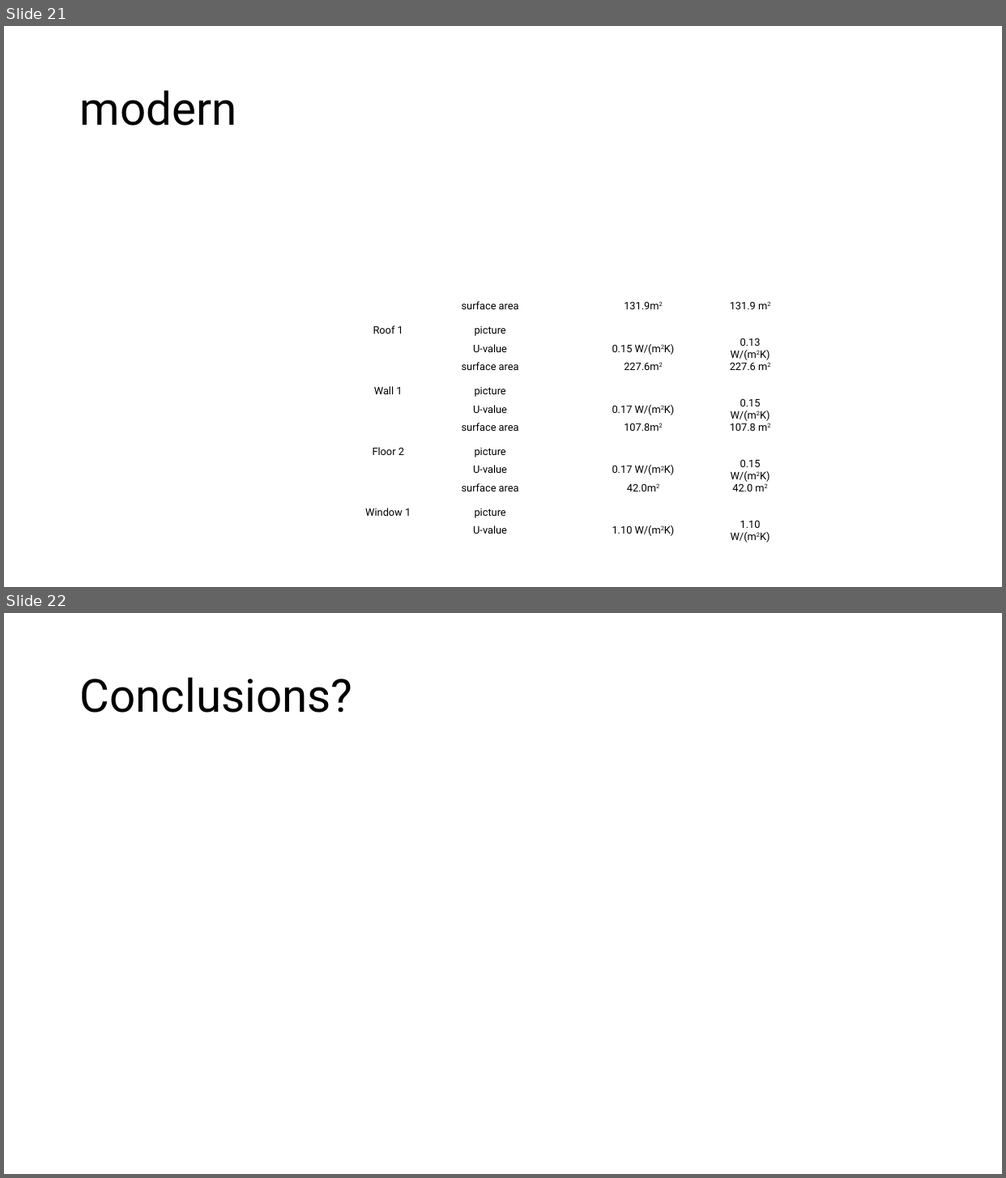
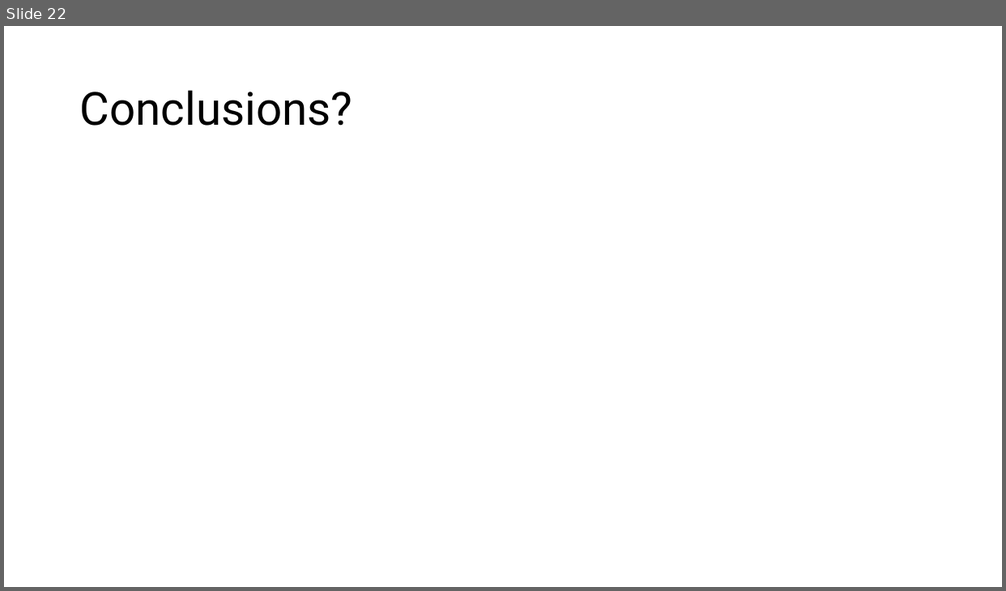
Before and after one commit to eyjomoin/Modeling-buildings-and-their-heating-systems, a slide deck: presentation/heat.pptx. Shown one above the other, each under a label of ours: slides 21 and 22 before the commit, slide 22 after it. The pictures are 1006x1178 and 1006x591 pixels, drawn with LibreOffice and Linux fonts; fonts in the diff are those of the drawing. Boxes give left, top, right and bottom in pixels: in the first picture for what was removed or moved away, otherwise in the second. Text is boxed around its words. In the diff, an @@ line names an element or a change of style, - is before the commit and + after.

Commit message:
window loss

```diff
--- a/presentation/heat.pptx
+++ b/presentation/heat.pptx
@@ slide 21 removed at bbox=[4, 26, 1002, 587], background #FFFFFF @@
@@ title removed at bbox=[80, 90, 237, 126] @@
-modern
@@ table removed at bbox=[363, 301, 825, 546], 16 rows, 5 columns @@
-Roof 1 | surface area | 131.9m2 | 131.9 m2 | 
- |  |  |  | 
- | picture |  |  | 
- | U-value | 0.15 W/(m2K) | 0.13 W/(m2K) | 
-Wall 1 | surface area | 227.6m2 | 227.6 m2 | 
- |  |  |  | 
- | picture |  |  | 
- | U-value | 0.17 W/(m2K) | 0.15 W/(m2K) | 
-Floor 2 | surface area | 107.8m2 | 107.8 m2 | 
- |  |  |  | 
- | picture |  |  | 
- | U-value | 0.17 W/(m2K) | 0.15 W/(m2K) | 
-Window 1 | surface area | 42.0m2 | 42.0 m2 | 
- |  |  |  | 
- | picture |  |  | 
- | U-value | 1.10 W/(m2K) | 1.10 W/(m2K) | 
```
Also in this commit, not shown: 2 slides changed, 3 slides added, 2 other slides removed, 2 other files.
